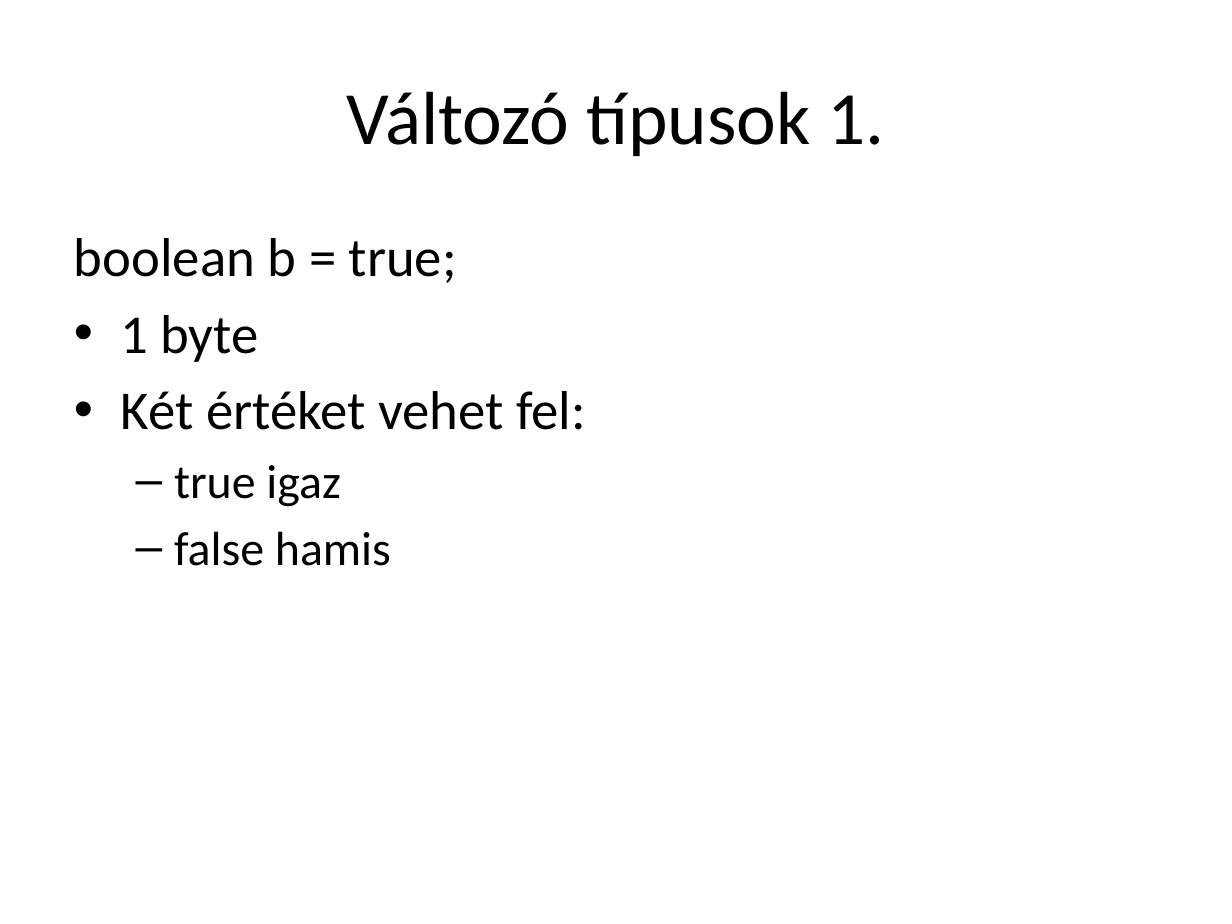
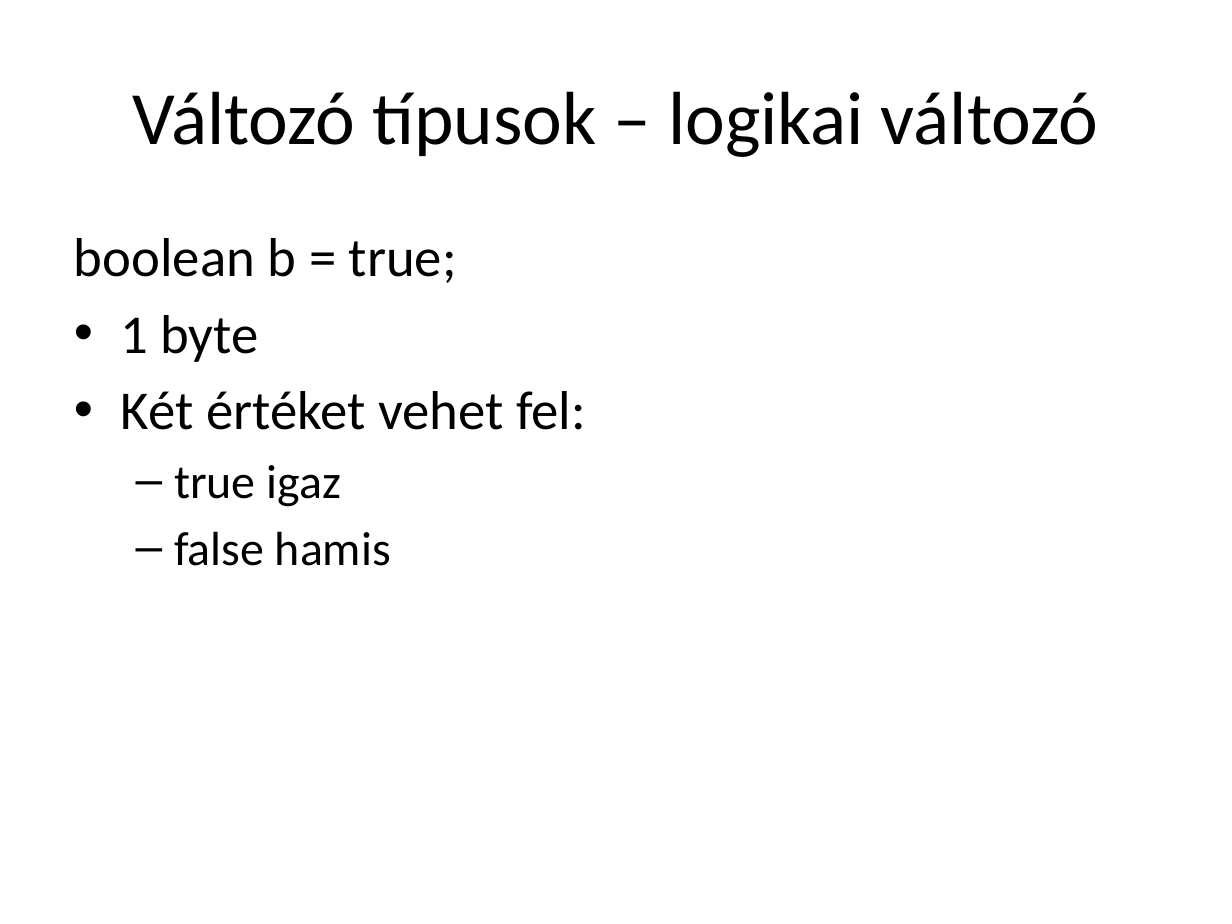
Before and after one commit to lajthabalazs/arduino, a slide deck: slide 23 of class/Arduino-cpp.pptx (slide 5 before the commit). Drawn at 1232x924 pixels with LibreOffice and Linux fonts; fonts in the diff are those of the drawing. Boxes give left, top, right and bottom in pixels: in the first picture for what was removed or moved away, otherwise in the second. Text is boxed around its words. In the diff, an @@ line names an element or a change of style, - is before the commit and + after.

```diff
--- a/class/Arduino-cpp.pptx
+++ b/class/Arduino-cpp.pptx
@@ title at (133,91,1098,157): text changed @@
-Változó típusok 1.
+Változó típusok – logikai változó
```
Also in this commit, not shown: 11 other slides changed, 24 slides added, 1 slide removed, 1 other file.
